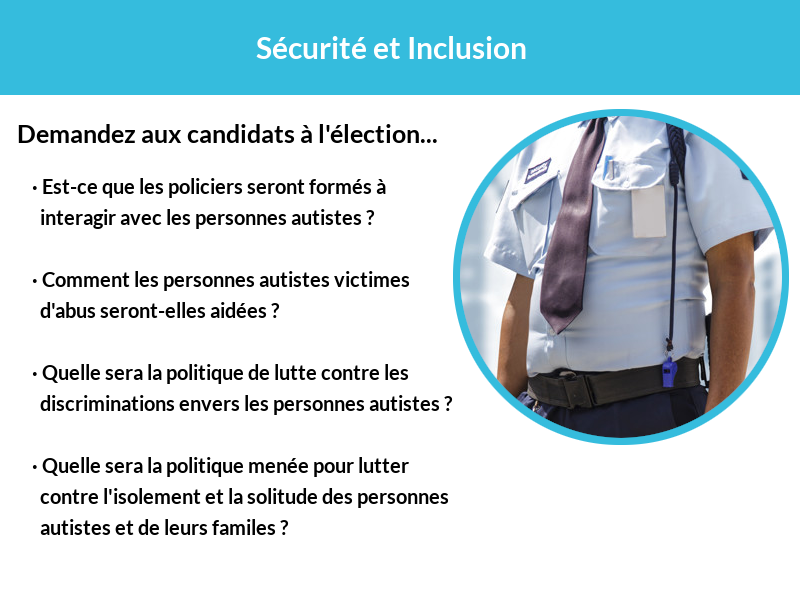
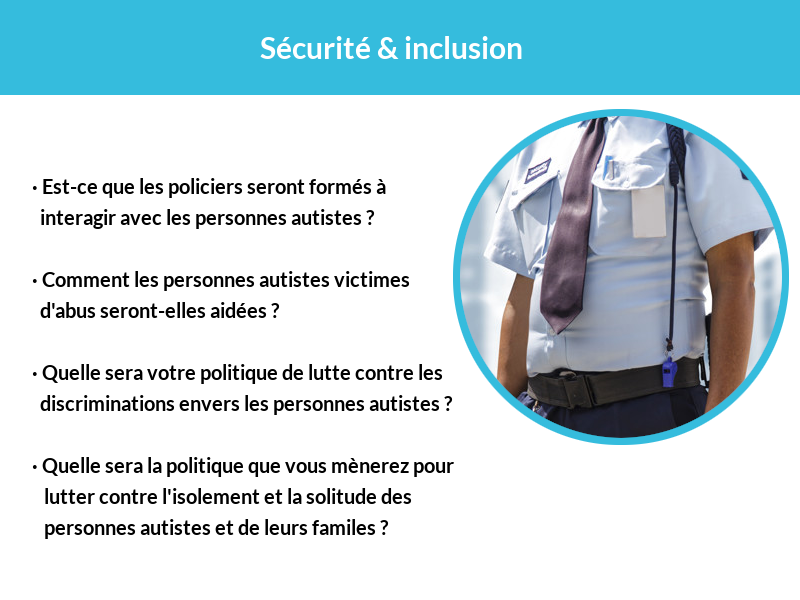
Before/after of a 800 × 600 layered artwork. What changed in the layer stack:
hid "Demandez aux candidats à l'éle..." over [18, 124, 437, 143]
renamed "Sécurité et Inclusion" to "Sécurité & inclusion", painted on it over [256, 36, 526, 59]
painted on "· Est-ce que les policiers s..." over [40, 364, 454, 539]
moved "Layer" above "Layer #1" over [256, 36, 526, 59]
